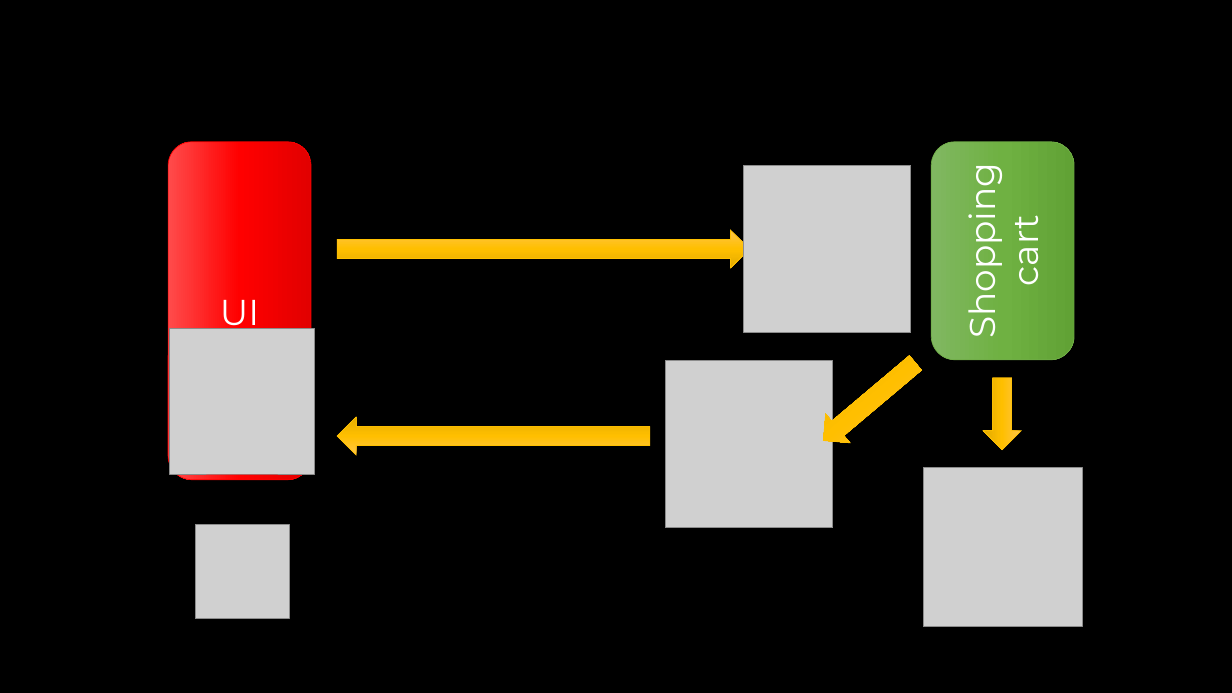
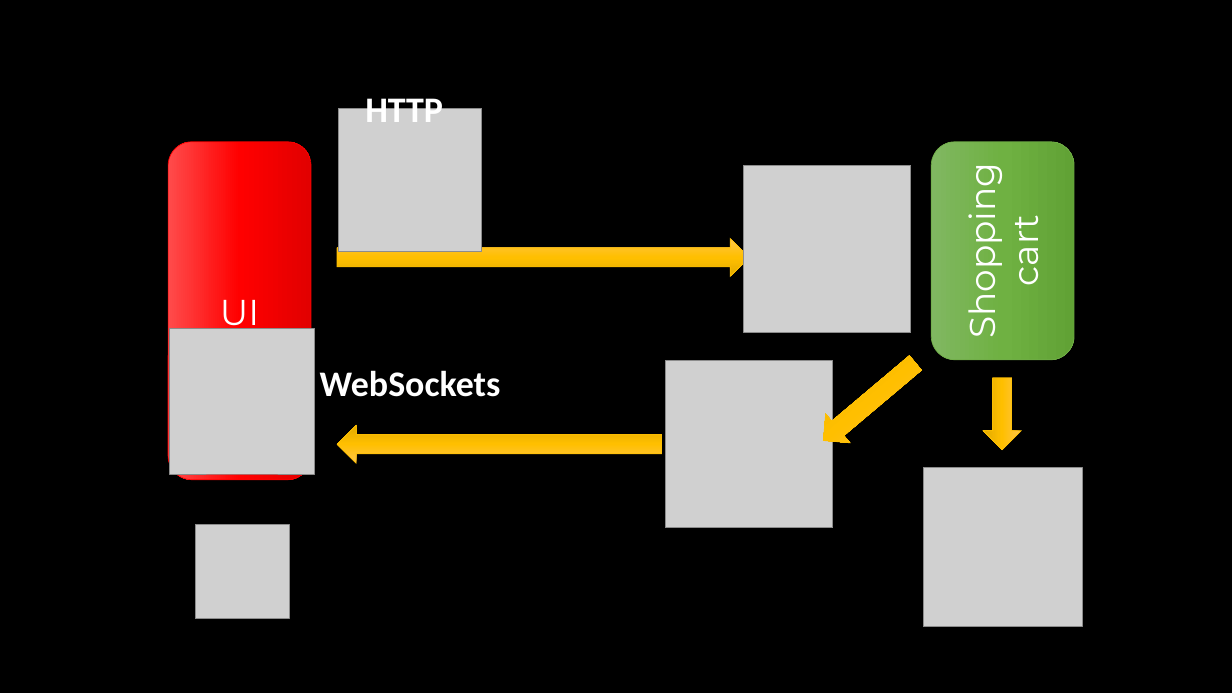
Before and after one commit to SzymonPobiega/DDDPatternsForADistributedSystem, a slide deck: slide 6 of docs/images.pptx. Drawn at 1232x693 pixels with LibreOffice and Linux fonts; fonts in the diff are those of the drawing; grey boxes stand for pictures. Boxes give left, top, right and bottom in pixels: in the first picture for what was removed or moved away, otherwise in the second. Text is boxed around its words. In the diff, an @@ line names an element or a change of style, - is before the commit and + after.

```diff
--- a/docs/images.pptx
+++ b/docs/images.pptx
@@ picture added at box(338, 108, 482, 251) @@
@@ text added at box(365, 92, 443, 122), 28 pt, text #FFFFFF, bold @@
+HTTP
@@ right arrow: place and size @@
-right arrow at box(337, 230, 750, 268)
+right arrow at box(337, 238, 750, 276)
@@ text added at box(320, 370, 501, 397), 28 pt, text #FFFFFF, bold @@
+WebSockets
@@ right arrow: place and size @@
-right arrow at box(337, 417, 650, 455)
+right arrow at box(337, 425, 662, 463)
```
Also in this commit, not shown: 4 other slides changed, 5 slides added, 1 slide removed, 12 other files.
